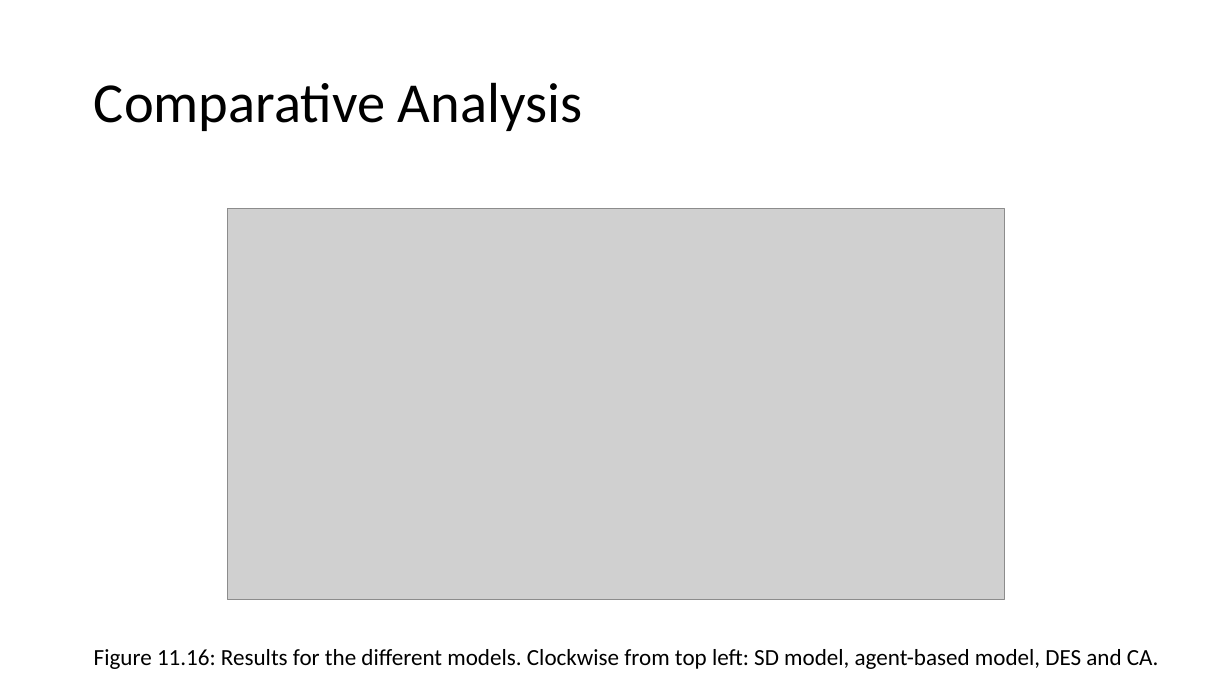
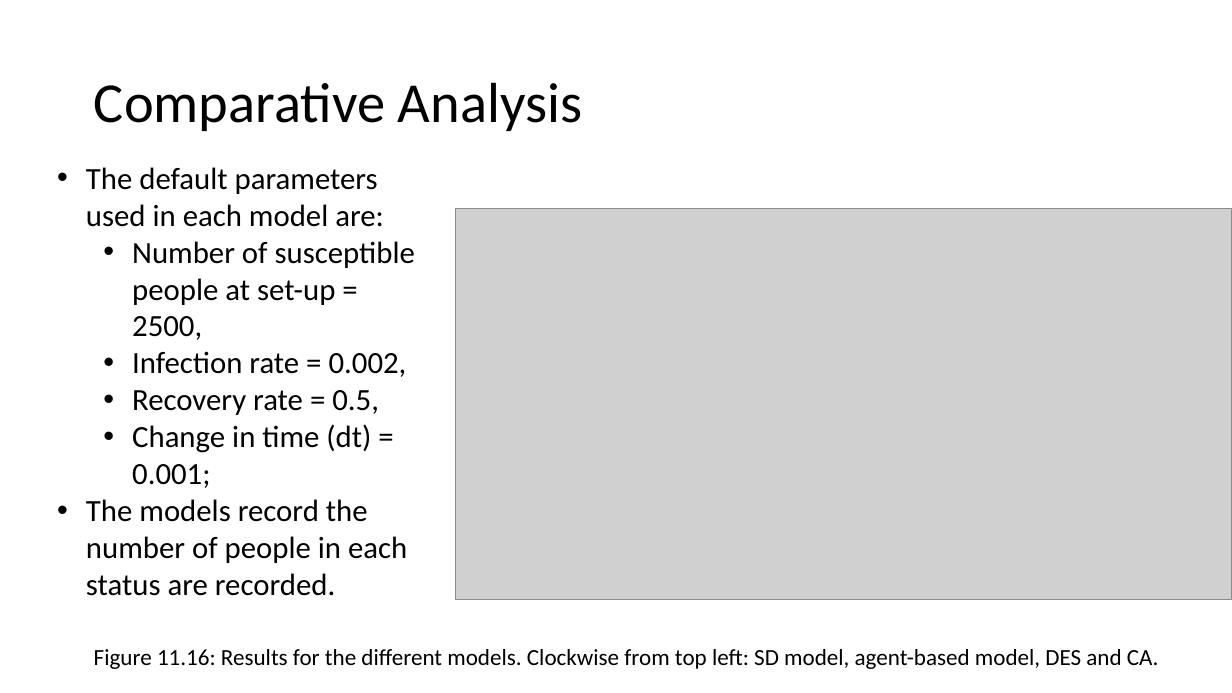
Before and after one commit to abmgis/abmgis, a slide deck: slide 28 of Chapter11-AlternativeModellingApproaches/Chapter11.pptx (slide 25 before the commit). Drawn at 1232x693 pixels with LibreOffice and Linux fonts; fonts in the diff are those of the drawing; grey boxes stand for pictures. Boxes give left, top, right and bottom in pixels: in the first picture for what was removed or moved away, otherwise in the second. Text is boxed around its words. In the diff, an @@ line names an element or a change of style, - is before the commit and + after.

```diff
--- a/Chapter11-AlternativeModellingApproaches/Chapter11.pptx
+++ b/Chapter11-AlternativeModellingApproaches/Chapter11.pptx
@@ text added at (x1=86, y1=167, x2=415, y2=596), 24 pt, text #000000 @@
+• The default parameters used in each model are:
+  • Number of susceptible people at set-up = 2500,
+  • Infection rate = 0.002,
+  • Recovery rate = 0.5,
+  • Change in time (dt) = 0.001;
+• The models record the number of people in each status are recorded.
@@ picture moved from (x1=227, y1=209, x2=1005, y2=600) to (x1=456, y1=209, x2=1232, y2=600) @@
```
Also in this commit, not shown: 10 other slides changed, 5 slides added, 2 slides removed.
